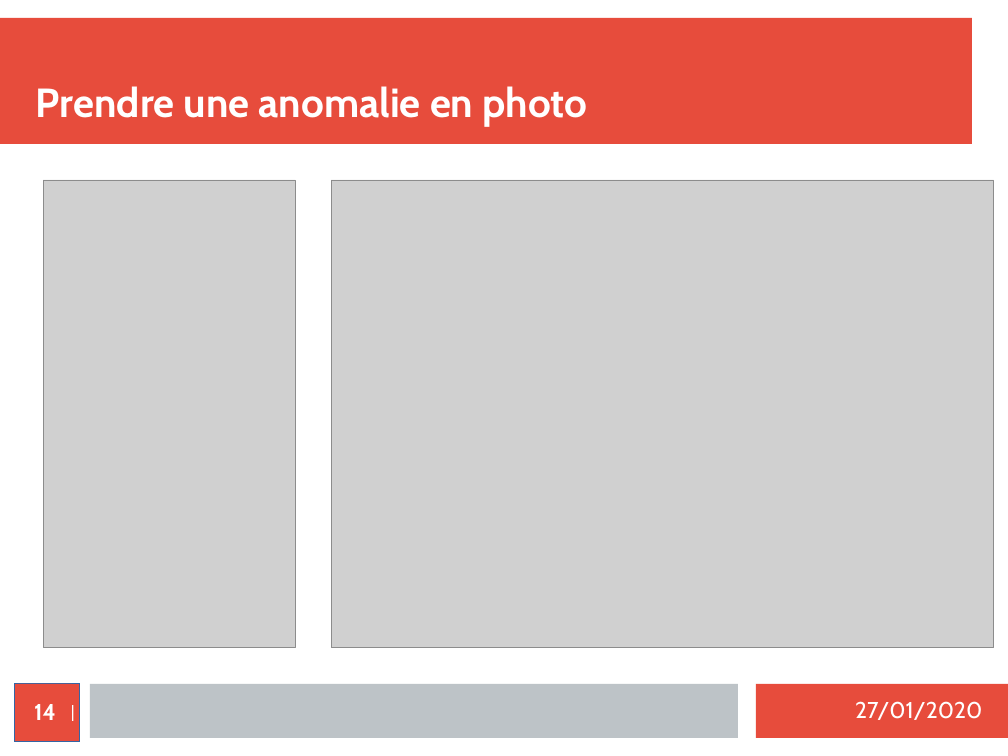
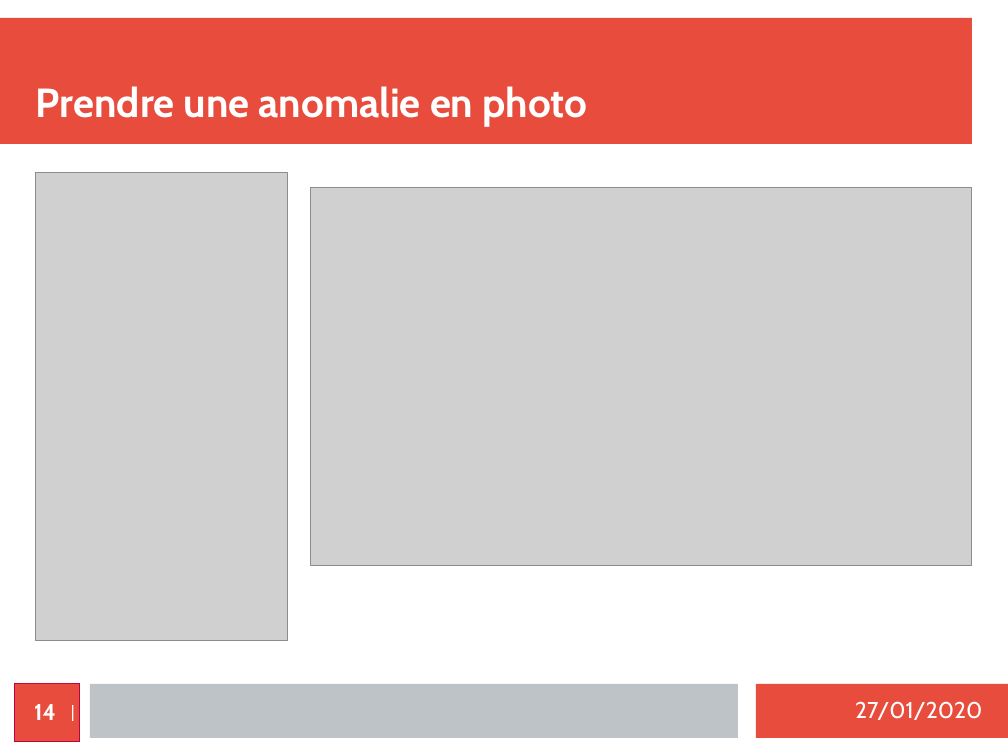
Before and after one commit to MezeretteBrice/Projet_Ronde, a slide deck: slide 14 of SOUTENANCE/Revue1/Brice.odp. Drawn at 1008x756 pixels with LibreOffice and Linux fonts; fonts in the diff are those of the drawing; grey boxes stand for pictures. Boxes give left, top, right and bottom in pixels: in the first picture for what was removed or moved away, otherwise in the second. Text is boxed around its words. In the diff, an @@ line names an element or a change of style, - is before the commit and + after.

```diff
--- a/SOUTENANCE/Revue1/Brice.odp
+++ b/SOUTENANCE/Revue1/Brice.odp
@@ picture: place and size @@
-picture at <box>43,180,295,649</box>
+picture at <box>36,173,288,641</box>
@@ picture: place and size @@
-picture at <box>331,180,993,649</box>
+picture at <box>311,188,972,566</box>
@@ page number at <box>15,684,80,742</box>: outline #3465A4 0 pt to #BF0041 0 pt @@
```
Also in this commit, not shown: 14 other slides changed.
